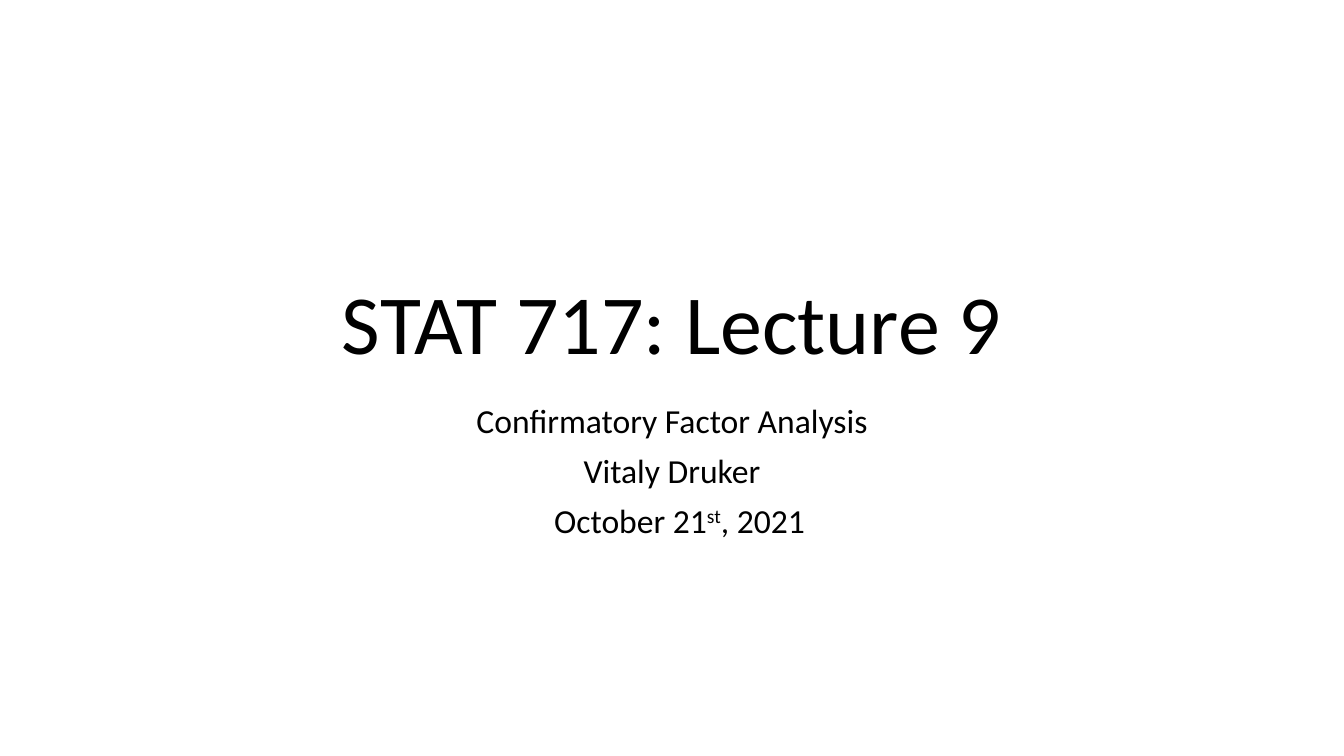
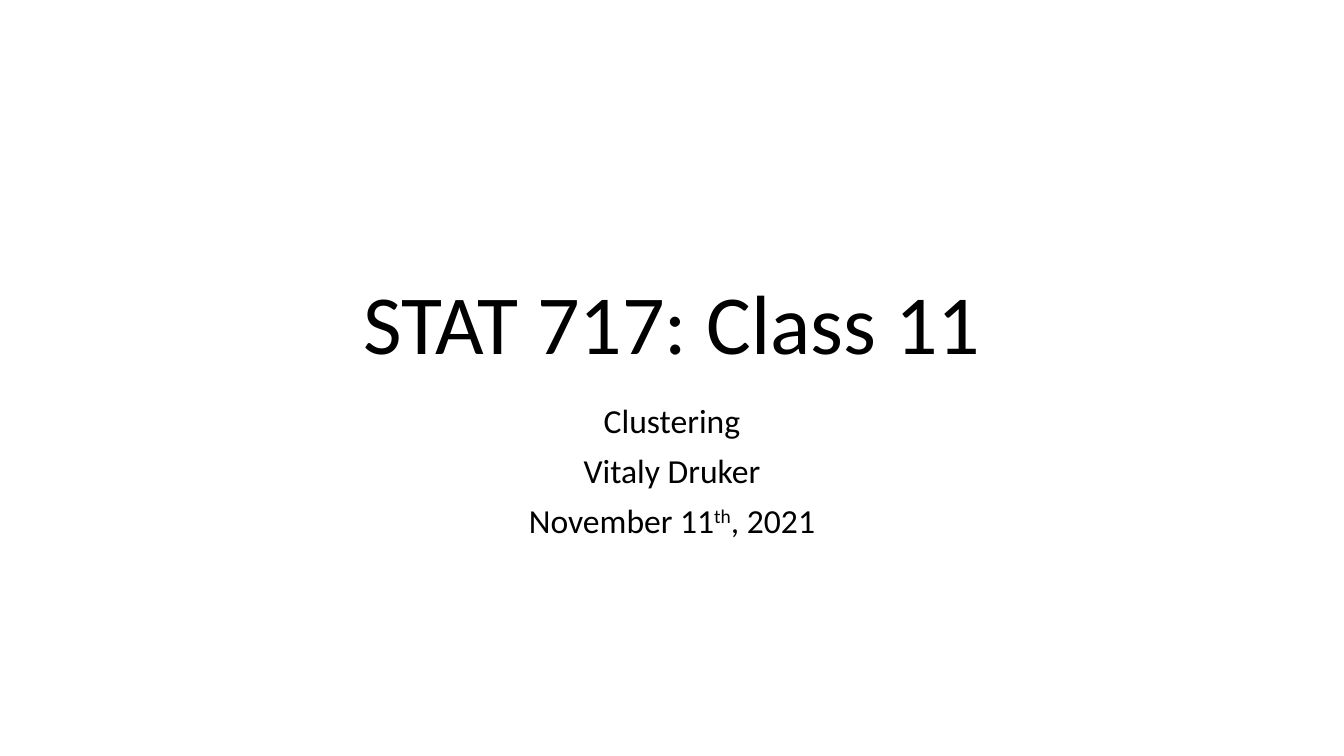
Before and after one commit to hunter-stats/stat717-class-materials, a slide deck: slide 1 of Class 09 Confirmatory Factor Analysis.pptx. Drawn at 1344x756 pixels with LibreOffice and Linux fonts; fonts in the diff are those of the drawing. Boxes give left, top, right and bottom in pixels: in the first picture for what was removed or moved away, otherwise in the second. Text is boxed around its words. In the diff, an @@ line names an element or a change of style, - is before the commit and + after.

Commit message:
finished clustering

```diff
--- a/Class 09 Confirmatory Factor Analysis.pptx
+++ b/Class 09 Confirmatory Factor Analysis.pptx
@@ title at [363, 295, 980, 355]: text changed @@
-STAT 717: Lecture 9
+STAT 717: Class 11
@@ subtitle at [604, 409, 740, 439]: text changed @@
-Confirmatory Factor Analysis
+Clustering
@@ subtitle at [529, 509, 815, 534]: text changed @@
-October 21st, 2021
+November 11th, 2021
```
Also in this commit, not shown: 4 other files.
